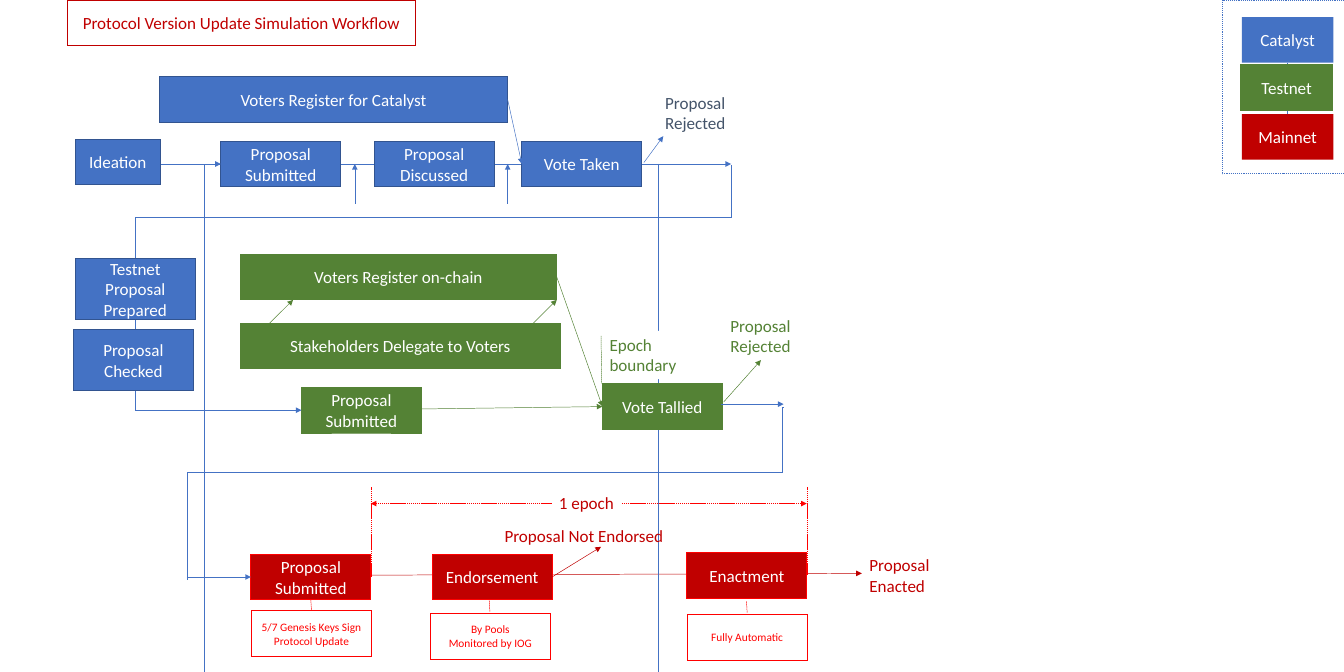
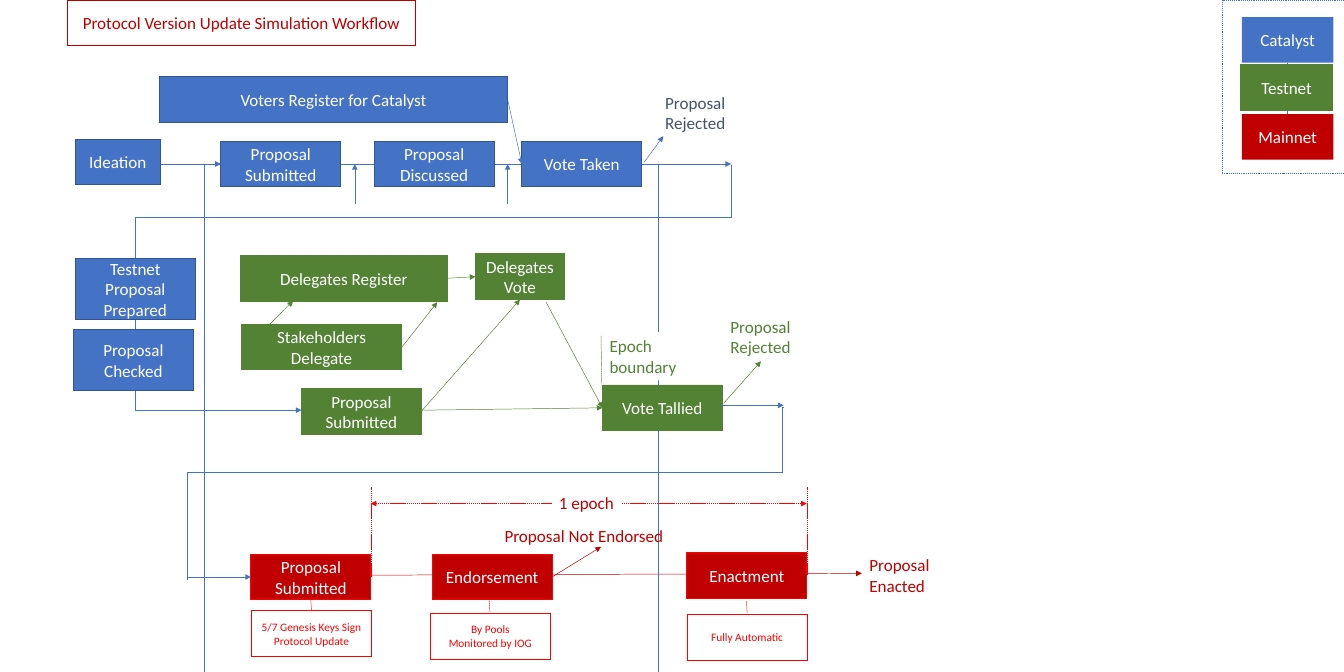
Before and after one commit to IntersectMBO/cardano-ledger, a slide deck: slide 4 of voltaire/design-doc/Workflow.pptx (slide 2 before the commit). Drawn at 1344x672 pixels with LibreOffice and Linux fonts; fonts in the diff are those of the drawing. Boxes give left, top, right and bottom in pixels: in the first picture for what was removed or moved away, otherwise in the second. Text is boxed around its words. In the diff, an @@ line names an element or a change of style, - is before the commit and + after.

```diff
--- a/voltaire/design-doc/Workflow.pptx
+++ b/voltaire/design-doc/Workflow.pptx
@@ rectangle "Delegates Register": place and size @@
-rectangle "Delegates Register" at [240, 254, 557, 300]
+rectangle "Delegates Register" at [240, 255, 448, 301]
@@ rectangle added at [475, 254, 564, 300], fill #548235, outline #548235 1 pt, 18 pt, text #FFFFFF @@
+Delegates Vote
@@ text in rectangle at [280, 273, 408, 288]: text changed @@
-Voters Register on-chain
+Delegates Register
@@ arrow added from (448, 278) to (475, 276), #548235 0.5 pt @@
@@ rectangle "Stakeholders Delegate": place and size @@
-rectangle "Stakeholders Delegate" at [240, 323, 561, 369]
+rectangle "Stakeholders Delegate" at [241, 324, 401, 370]
@@ arrow moved from (533, 323) - (556, 300) to (402, 347) - (437, 302) @@
@@ arrow added from (421, 412) to (520, 300), #548235 0.5 pt @@
@@ arrow moved from (556, 277) - (602, 407) to (546, 302) - (602, 408) @@
@@ text in rectangle at [277, 331, 366, 367]: text changed @@
-Stakeholders Delegate to Voters
+Stakeholders Delegate
```
Also in this commit, not shown: 3 other slides changed, 5 other files.
